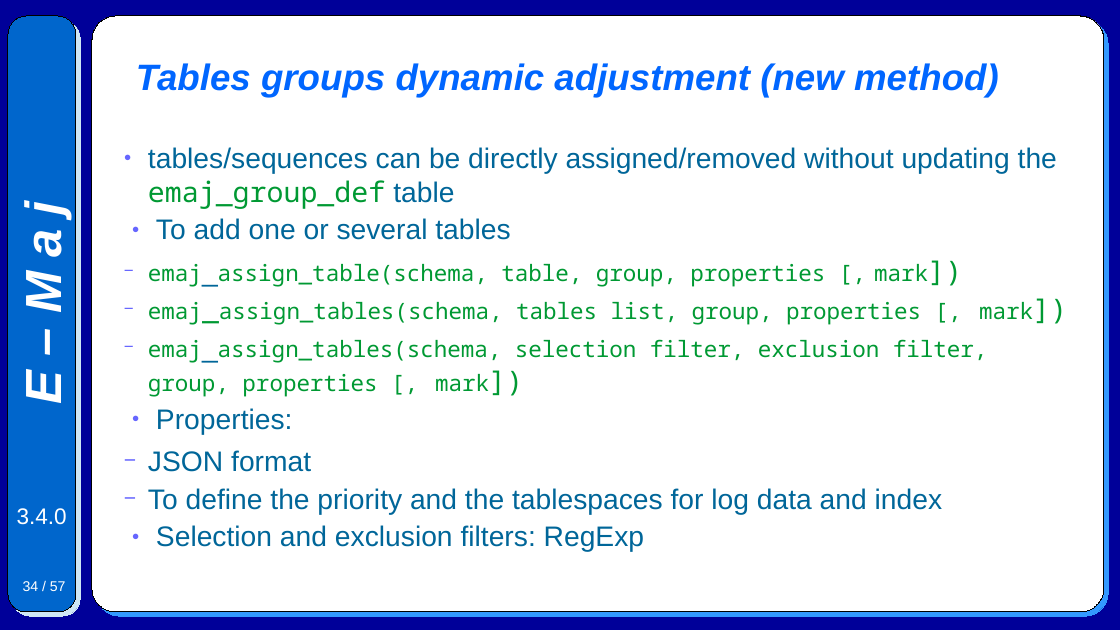
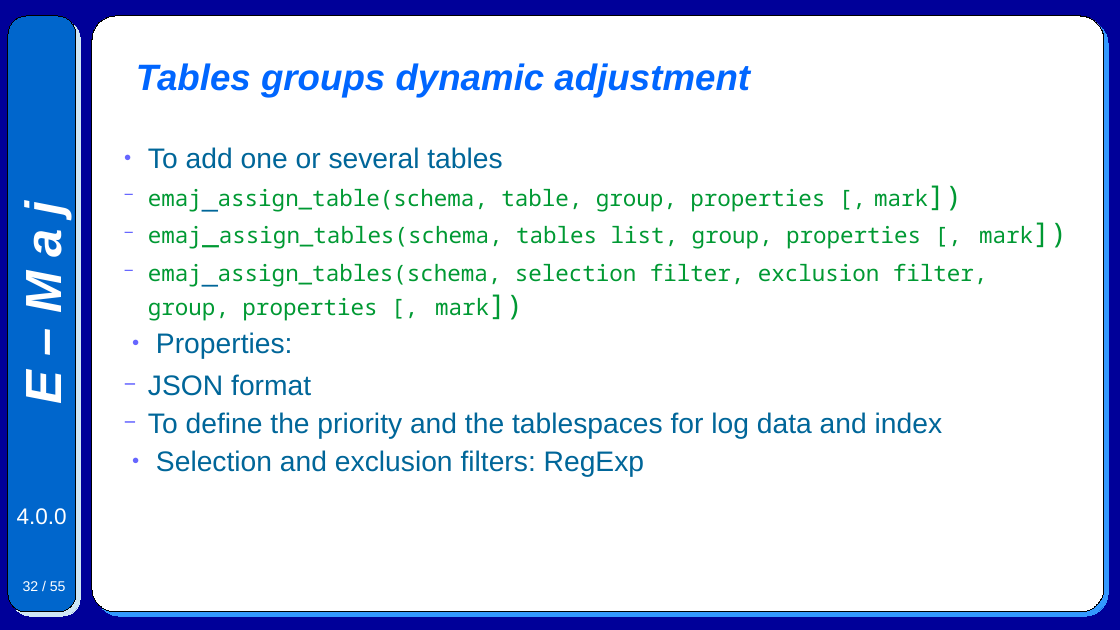
Before and after one commit to beaud76/emaj_doc, a slide deck: slide 32 of Emaj.devel_pres_en.odp (slide 34 before the commit). Drawn at 1120x630 pixels with LibreOffice and Linux fonts; fonts in the diff are those of the drawing. Boxes give left, top, right and bottom in pixels: in the first picture for what was removed or moved away, otherwise in the second. Text is boxed around its words. In the diff, an @@ line names an element or a change of style, - is before the commit and + after.

```diff
--- a/Emaj.devel_pres_en.odp
+++ b/Emaj.devel_pres_en.odp
@@ title at [136,63,750,98]: text changed @@
-Tables groups dynamic adjustment (new method)
+Tables groups dynamic adjustment
@@ text at [148,147,1057,209]: paragraph removed @@
-● tables/sequences can be directly assigned/removed without updating the emaj_group_def table
@@ text at [148,147,502,169]: indent changed; less space between paragraphs @@
@@ text at [17,508,67,525]: text changed @@
-3.4.0
+4.0.0
@@ page number at [23,581,66,591]: text changed @@
-34 / 57
+32 / 55
```
Also in this commit, not shown: 53 other slides changed, 1 slide added, 3 slides removed, 6 other files.
